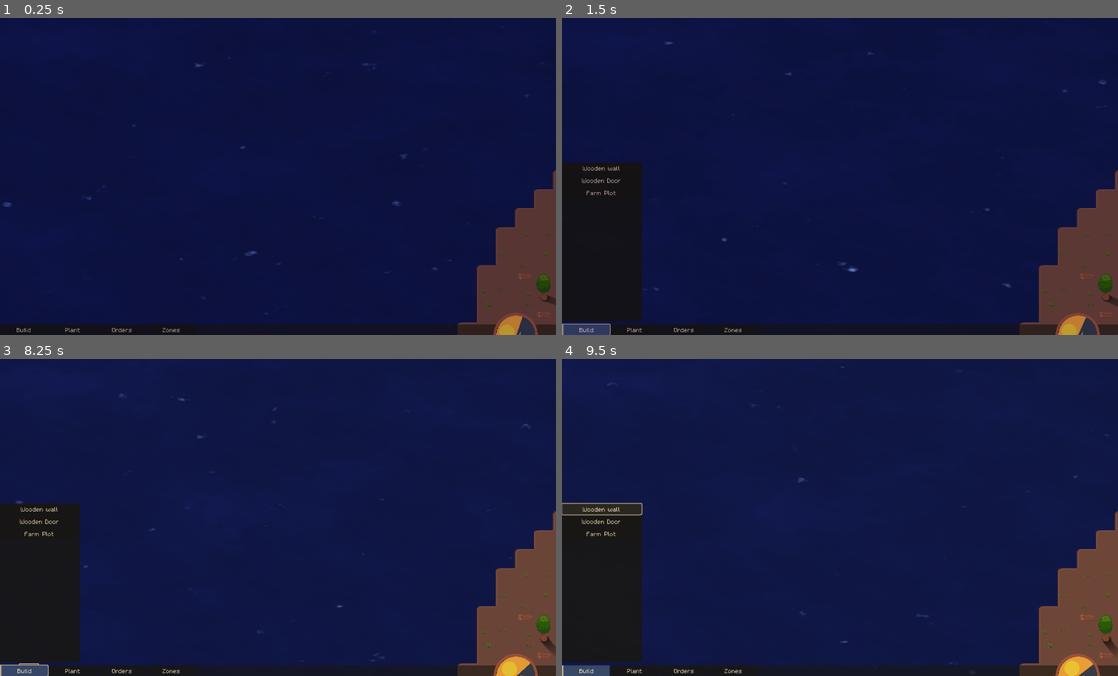
Above: before the commit, frames 1-4 (two rows, left to right).
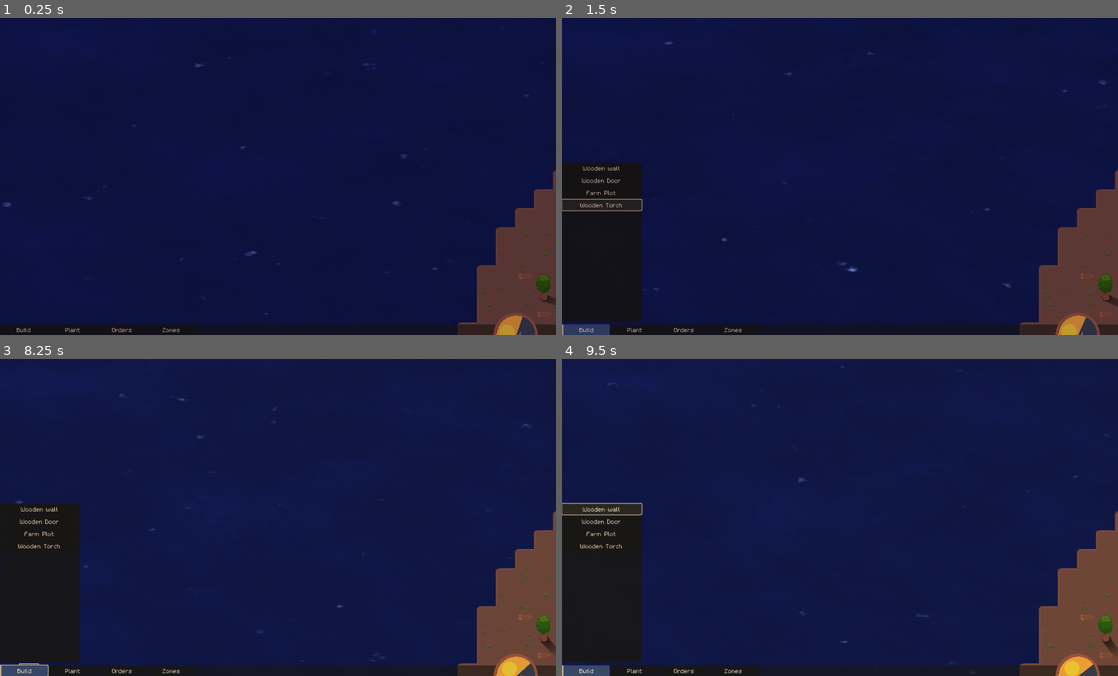
Above: after the commit, the same moments.

Repository: speakk/gnome_village
Game: Godot game, scene res://src/main.tscn
Two runs of this game, one before a commit and one after it. Both use one fixed random seed, a clock stepped at 60 frames per second and the inputs below.
Inputs (mouse positions are in pixels of both pictures, inside the frame that each line leads up to):
- Up to frame 1 (0.25 s): no input
- Up to frame 2 (1.5 s): click "Build" at 0.5 s; click (600, 205) at 1.25 s, where only the run after the commit has a clickable "Wooden Torch"
- Up to frame 3 (8.25 s): click "Plant" at 2 s; click "Orders" at 2.75 s; click "Zones" at 3.5 s; click (33, 523) at 4.27 s; type "Alex" at 4.35 s; click "Add zone" at 5 s; click "Add Tiles" at 5.75 s; click "Remove Tiles" at 6.5 s; click "Selected [x]" at 7.25 s; click "Build" at 8 s
- Up to frame 4 (9.5 s): click "Wooden wall" at 8.75 s

The runs differ from the first frame. In frame 1, less than 0.1% of the frame differs, in the area x 98-99%, y 89-90%; in frame 2, 0.2%, in the area x 0-100%, y 56-100%; in frame 3, less than 0.1%; in frame 4, less than 0.1%.

Commit message:
Add wooden torch. TODO light

Diff:
--- /dev/null
+++ b/misc_resources/light_gradient.tres
@@ -0,0 +1,6 @@
+[gd_resource type="Gradient" format=3 uid="uid://ba4cdnux1ktmk"]
+
+[resource]
+interpolation_color_space = 2
+offsets = PackedFloat32Array(0, 0.130081, 0.284553, 1)
+colors = PackedColorArray(1, 1, 1, 1, 1, 1, 1, 0.5, 1, 1, 1, 0.307143, 1, 1, 1, 0)
--- a/project.godot
+++ b/project.godot
@@ -44,6 +44,7 @@
 
 item_on_ground="Items On Ground"
 zone=""
+radial_light=""
 
 [gui]
 
@@ -152,3 +153,4 @@
 viewport/hdr_2d=true
 2d/snap/snap_2d_transforms_to_pixel=true
 2d/snap/snap_2d_vertices_to_pixel=true
+2d/sdf/scale=0
--- a/src/items/Items.gd
+++ b/src/items/Items.gd
@@ -1,7 +1,7 @@
 extends Node
 
 enum Id {
-	Stone, Wood, WoodenWall, Tree, WoodenDoor, FarmPlot
+	Stone, Wood, WoodenWall, Tree, WoodenDoor, FarmPlot, WoodenTorch
 }
 
 var list: Dictionary = {
@@ -11,6 +11,7 @@
 	Id.Tree: load("res://src/items/item_data/tree.tres") as Item,
 	Id.WoodenDoor: load("res://src/items/item_data/wooden_door.tres") as Item,
 	Id.FarmPlot: load("res://src/items/item_data/farm_plot.tres") as Item,
+	Id.WoodenTorch: load("res://src/items/item_data/wooden_torch.tres") as Item,
 }
 
 func get_by_id(id: Id) -> Item:
--- /dev/null
+++ b/src/items/item_data/scenes/wooden_torch.tscn
@@ -0,0 +1,11 @@
+[gd_scene load_steps=2 format=3 uid="uid://uqcgysgd2yqr"]
+
+[ext_resource type="Texture2D" uid="uid://cljj53wgt1j7" path="res://assets/items_sheet.png" id="1_4vkyx"]
+
+[node name="WoodenTorch" type="Node2D" groups=["radial_light"]]
+
+[node name="Sprite2D" type="Sprite2D" parent="."]
+position = Vector2(0, -4)
+texture = ExtResource("1_4vkyx")
+hframes = 30
+vframes = 30
--- /dev/null
+++ b/src/items/item_data/wooden_torch.tres
@@ -0,0 +1,35 @@
+[gd_resource type="Resource" script_class="Item" load_steps=5 format=3 uid="uid://qp3qm2tlm81y"]
+
+[ext_resource type="Script" path="res://src/items/Item.gd" id="1_4j5er"]
+[ext_resource type="Script" path="res://src/items/ItemRequirement.gd" id="1_mpu1o"]
+[ext_resource type="PackedScene" uid="uid://uqcgysgd2yqr" path="res://src/items/item_data/scenes/wooden_torch.tscn" id="2_ueooe"]
+
+[sub_resource type="Resource" id="Resource_gkdgp"]
+script = ExtResource("1_mpu1o")
+item_id = 1
+amount = 1
+
+[resource]
+script = ExtResource("1_4j5er")
+rendering_type = 3
+hframes = 2
+vframes = 1
+frame = 0
+origin = Vector2(0, 0)
+cast_shadow_enabled = false
+cast_shadow_origin = Vector2(0, 0)
+tileset_id = 0
+tile_id = 0
+terrain_set_id = 0
+terrain_id = 0
+target_layer = 2
+display_name = "Wooden Torch"
+scene = ExtResource("2_ueooe")
+can_be_picked = true
+can_be_constructed = true
+can_be_dismantled = true
+is_solid = false
+durability = 10
+crafting_requirements = Array[ExtResource("1_mpu1o")]([SubResource("Resource_gkdgp")])
+item_drops = Array[Resource("res://src/items/ItemDrop.gd")]([])
+special_features = Array[int]([])
Binary file added: assets/items_sheet.png
Not shown, added: assets/items_sheet.png.import
